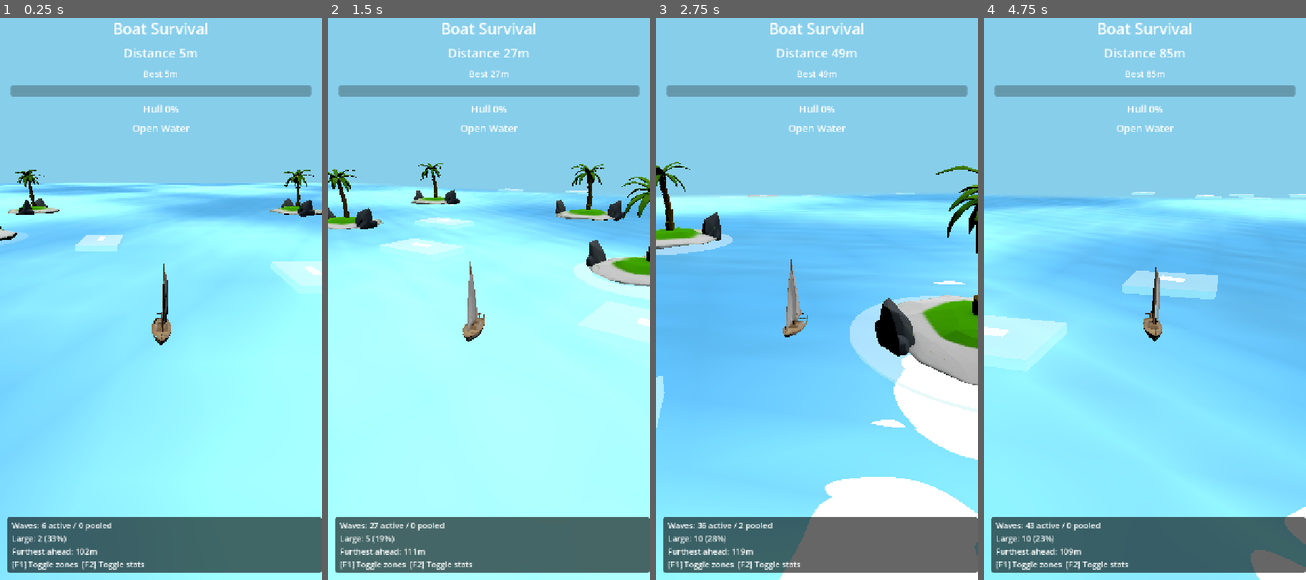
Above: before the commit, frames 1-4 (left to right).
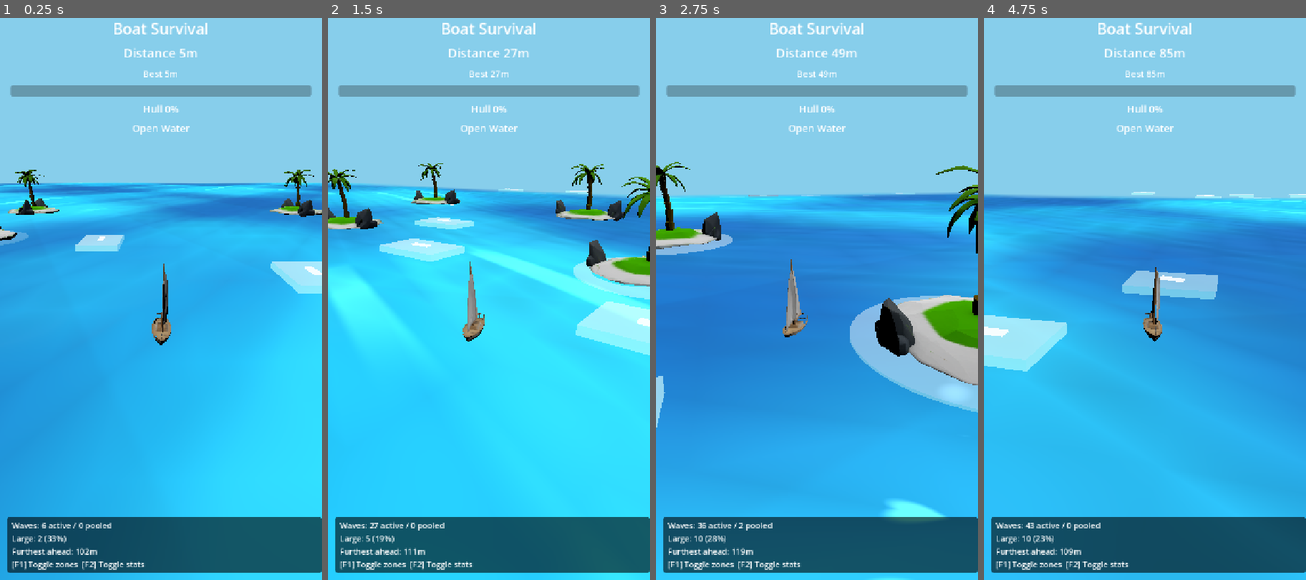
Above: after the commit, the same moments.

Repository: lseyesl/ai_game_board
Game: Godot game, scene res://scenes/main/Main.tscn
The game is run twice, just before and just after one commit, with the same random seed, the same clock (stepped at 60 frames per second) and the same inputs.
Inputs (mouse positions are in pixels of both pictures, inside the frame that each line leads up to):
- Up to frame 1 (0.25 s): no input
- Up to frame 2 (1.5 s): tap Enter (ui_accept) at 0.5, 0.77 s; move the mouse to (559, 265) at 0.52 s; hold Right (ui_right) 0.53-1.25 s; tap F at 0.6 s; click (559, 265) at 0.67 s; drag from (424, 321) to (472, 405) at 1.27 s
- Up to frame 3 (2.75 s): move the mouse to (849, 169) at 2.02 s; hold Right (ui_right) from 2.03 s (still down); hold E from 2.03 s (still down)
- Up to frame 4 (4.75 s): release Right (ui_right) at 2.75 s; release E at 2.75 s; drag from (1128, 405) to (1048, 209) at 2.77 s; move the mouse to (1241, 377) at 3.52 s; hold Left (ui_left) 3.53-4.25 s; tap F at 3.6 s; tap Enter (ui_accept) at 3.77 s; drag from (1048, 209) to (1096, 152) at 4.27 s

The runs differ from the first frame. In frame 1, 69% of the frame differs, in the area x 0-100%, y 29-100%; in frame 2, 66%; in frame 3, 63%; in frame 4, 67%.

Commit message:
feat: refine water shader highlights
Ultraworked with [Sisyphus](https://github.com/code-yeongyu/oh-my-openagent)

Co-authored-by: Sisyphus <clio-agent@sisyphuslabs.ai>

Diff:
--- a/shaders/water.gdshader
+++ b/shaders/water.gdshader
@@ -58,18 +58,34 @@
 	vec3 perturbed_normal_world = normalize(model_mat * perturbed_local);
 	NORMAL = perturbed_normal_world;
 
-	// Depth color gradient — high wave = shallow/light, low = deep/dark
-	vec3 shallow_color = vec3(0.494, 0.784, 0.890); // #7EC8E3
-	vec3 deep_color    = vec3(0.227, 0.486, 0.647); // #3A7CA5
+	// Depth color gradient — high wave = lagoon/aqua, low = saturated blue.
+	vec3 shallow_color = vec3(0.267, 0.827, 0.843); // animated aqua
+	vec3 mid_color     = vec3(0.102, 0.596, 0.737); // clear cyan-blue
+	vec3 deep_color    = vec3(0.071, 0.298, 0.529); // rich cartoon ocean
 	float depth_factor = smoothstep(-wave_amplitude, wave_amplitude, wave_height);
-	vec3 base_color = mix(deep_color, shallow_color, depth_factor);
+	vec3 base_color = mix(deep_color, mid_color, depth_factor);
 
-	// Hard-edge Blinn-Phong specular (cartoon style)
+	// Animated aqua bands carry most of the stylization without washing the sea white.
+	float aqua_band = smoothstep(0.64, 0.82, sin(wp.x * 0.09 + wp.z * 0.055 + t * wave_speed * 0.75) * 0.5 + 0.5);
+	base_color = mix(base_color, shallow_color, aqua_band * 0.22 * depth_factor);
+
+	float teal_ribbon = smoothstep(0.48, 0.54, sin(wp.x * 0.18 - wp.z * 0.07 + t * wave_speed * 1.4) * 0.5 + 0.5);
+	base_color += vec3(0.0, 0.11, 0.13) * teal_ribbon * 0.12;
+
+	// Narrow Blinn-Phong glints: bright accents, not broad white patches.
 	vec3 view_dir = normalize(CAMERA_POSITION_WORLD - wp);
 	vec3 half_vec = normalize(normalize(sun_direction) + view_dir);
-	float spec = pow(max(dot(perturbed_normal_world, half_vec), 0.0), 64.0);
-	float spec_cartoon = step(0.5, spec); // crisp edge for stylized look
-	base_color += vec3(1.0) * spec_cartoon * 0.6;
+	float spec = pow(max(dot(perturbed_normal_world, half_vec), 0.0), 128.0);
+	float narrow_glint = smoothstep(0.78, 0.94, spec);
+
+	// Short animated foam lines sit on wave crests for an anime-water feel.
+	float crest_mask = smoothstep(0.18, 0.30, wave_height);
+	float line_wave = sin(wp.x * 0.42 + wp.z * 0.18 + t * wave_speed * 2.8) * 0.5 + 0.5;
+	float broken_line = smoothstep(0.86, 0.96, line_wave);
+	float foam_line = crest_mask * broken_line;
+
+	base_color += vec3(0.82, 0.98, 1.0) * narrow_glint * 0.22;
+	base_color += vec3(0.72, 0.96, 1.0) * foam_line * 0.18;
 
 	// Edge alpha fade — PlaneMesh is 220x420 and follows sea_center.
 	vec3 local_wp = wp - sea_center;
--- a/tests/unit/test_sea.gd
+++ b/tests/unit/test_sea.gd
@@ -32,6 +32,18 @@
 			elif sea_center != sea.position:
 				failures.append("water shader sea_center should match the moving sea position")
 
+	var shader_file := FileAccess.open("res://shaders/water.gdshader", FileAccess.READ)
+	if shader_file == null:
+		failures.append("water shader file should be readable for visual style regression checks")
+	else:
+		var shader_source := shader_file.get_as_text()
+		if shader_source.contains("step(0.5, spec)"):
+			failures.append("water shader should avoid broad white cartoon specular blocks")
+		if not shader_source.contains("foam_line"):
+			failures.append("water shader should use narrow animated foam lines instead of large white areas")
+		if not shader_source.contains("aqua_band"):
+			failures.append("water shader should add aqua color banding for a more animated sea style")
+
 	sea.free()
 	target.free()
 
